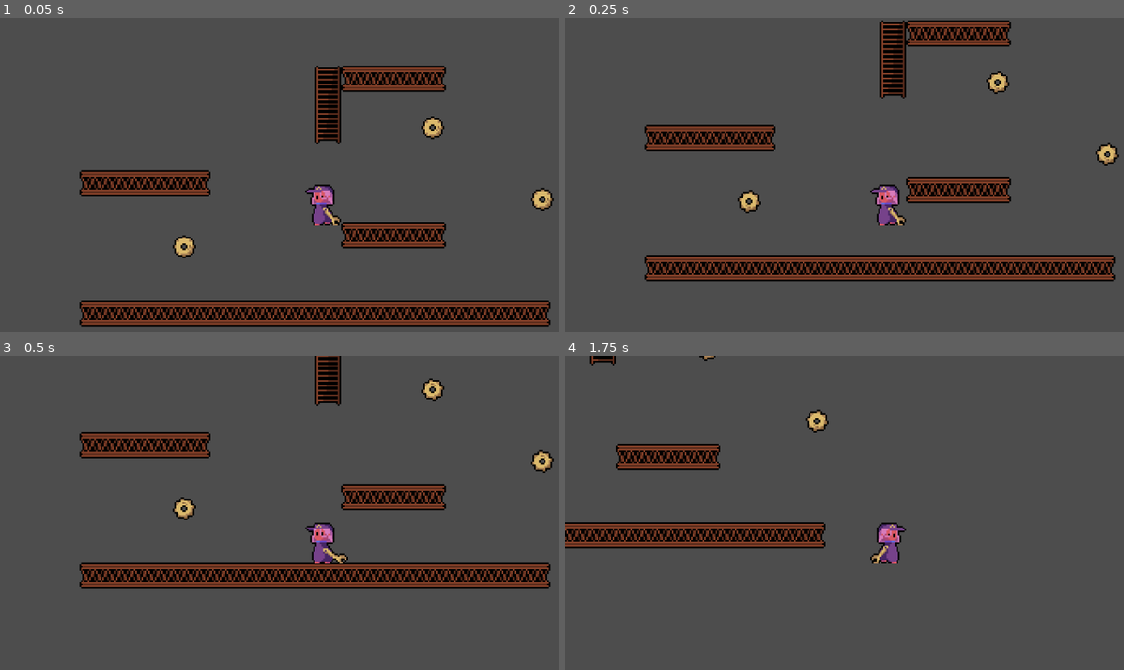
Above: before the commit, frames 1-4 (two rows, left to right).
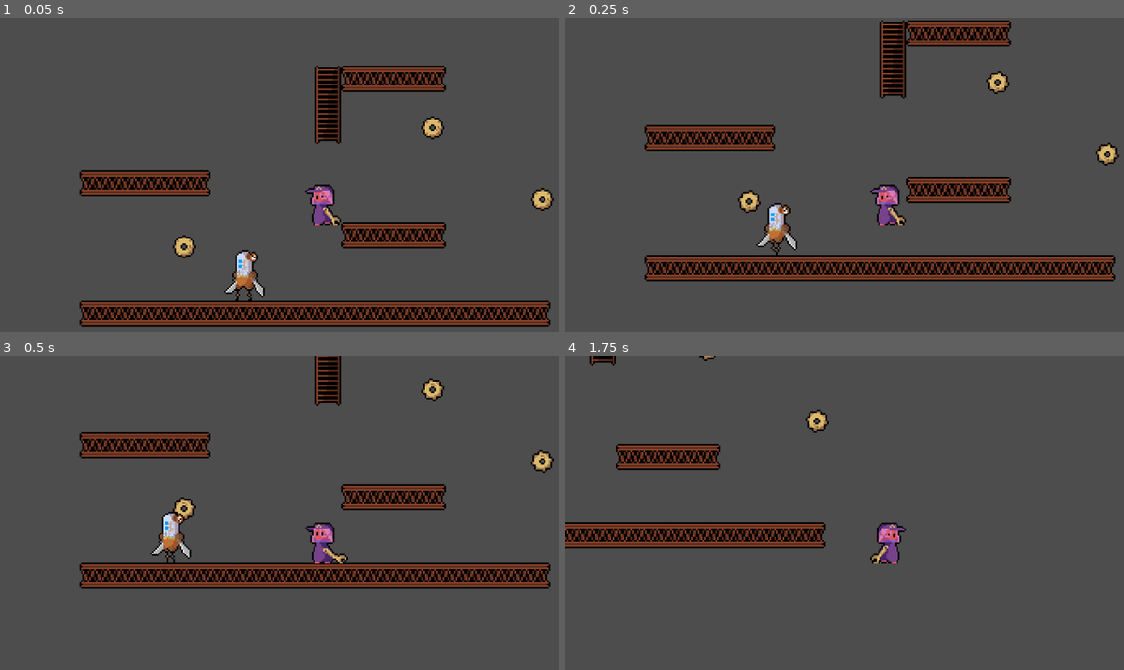
Above: after the commit, the same moments.

Repository: KingKiwiThe5th/Countdown
Game: Godot game, scene res://Scenes/main.tscn
Two runs of this game, one before a commit and one after it. Both use one fixed random seed, a clock stepped at 60 frames per second and the inputs below.
Inputs:
- Up to frame 1 (0.05 s): no input
- Up to frame 2 (0.25 s): no input
- Up to frame 3 (0.5 s): no input
- Up to frame 4 (1.75 s): hold W (climb) 0.53-1.28 s; hold D (right) from 0.53 s (still down); tap Space (jump) at 0.77, 1.52 s; tap W (climb) at 1.35 s

The runs differ from the first frame. In frame 1, 0.6% of the frame differs, in the area x 40-48%, y 73-90%; in frame 2, 0.6%; in frame 3, 0.6%; in frame 4, nothing differs.

Commit message:
enemy and smth id remember

Diff:
--- a/Scenes/main.tscn
+++ b/Scenes/main.tscn
@@ -1,10 +1,11 @@
-[gd_scene load_steps=10 format=3 uid="uid://8utghou5n8e1"]
+[gd_scene load_steps=11 format=3 uid="uid://8utghou5n8e1"]
 
 [ext_resource type="Texture2D" uid="uid://bclfbqtkdyrep" path="res://Assets/tilemaptemplate (1).png" id="2_8gbba"]
 [ext_resource type="PackedScene" uid="uid://dwlp3h7xxs7me" path="res://Scenes/player.tscn" id="2_bo1nx"]
 [ext_resource type="Texture2D" uid="uid://2aa0y4f4pjw3" path="res://Assets/scaffold.png" id="2_jjvhh"]
 [ext_resource type="PackedScene" uid="uid://bx65f3a1luu0f" path="res://Scenes/gear.tscn" id="4_jjvhh"]
 [ext_resource type="PackedScene" uid="uid://cnju0k7dcg5o0" path="res://Scenes/ladder.tscn" id="5_kry3j"]
+[ext_resource type="PackedScene" uid="uid://c7vy06vv3n7ke" path="res://Scenes/slasher.tscn" id="6_21xkr"]
 
 [sub_resource type="TileSetAtlasSource" id="TileSetAtlasSource_jjvhh"]
 texture = ExtResource("2_8gbba")
@@ -52,7 +53,8 @@
 2:0/0/physics_layer_0/polygon_0/points = PackedVector2Array(-8, -8, 8, -8, 8, 8, -8, 8)
 
 [sub_resource type="TileSet" id="TileSet_8gbba"]
-physics_layer_0/collision_layer = 1
+physics_layer_0/collision_layer = 3
+physics_layer_0/collision_mask = 3
 sources/1 = SubResource("TileSetAtlasSource_jjvhh")
 sources/2 = SubResource("TileSetAtlasSource_kry3j")
 
@@ -94,3 +96,6 @@
 [node name="Ladder3" parent="." instance=ExtResource("5_kry3j")]
 position = Vector2(72, -104)
 type = 2
+
+[node name="Slasher" parent="." instance=ExtResource("6_21xkr")]
+position = Vector2(24, -16)
--- /dev/null
+++ b/Scenes/slasher.tscn
@@ -0,0 +1,167 @@
+[gd_scene load_steps=23 format=3 uid="uid://c7vy06vv3n7ke"]
+
+[ext_resource type="Script" uid="uid://dds3suhbapnv8" path="res://Scripts/slasher.gd" id="1_25uws"]
+[ext_resource type="Texture2D" uid="uid://ci5vp8tpcp0kk" path="res://Assets/Slasher-Sheet.png" id="2_45s1m"]
+[ext_resource type="Script" uid="uid://020lvyrexlbu" path="res://Scripts/slasher_kill_area.gd" id="3_45s1m"]
+
+[sub_resource type="AtlasTexture" id="AtlasTexture_0pi47"]
+atlas = ExtResource("2_45s1m")
+region = Rect2(256, 0, 32, 32)
+
+[sub_resource type="AtlasTexture" id="AtlasTexture_o1cqk"]
+atlas = ExtResource("2_45s1m")
+region = Rect2(288, 0, 32, 32)
+
+[sub_resource type="AtlasTexture" id="AtlasTexture_i0jqy"]
+atlas = ExtResource("2_45s1m")
+region = Rect2(320, 0, 32, 32)
+
+[sub_resource type="AtlasTexture" id="AtlasTexture_tkuuj"]
+atlas = ExtResource("2_45s1m")
+region = Rect2(352, 0, 32, 32)
+
+[sub_resource type="AtlasTexture" id="AtlasTexture_142or"]
+atlas = ExtResource("2_45s1m")
+region = Rect2(384, 0, 32, 32)
+
+[sub_resource type="AtlasTexture" id="AtlasTexture_2bfiw"]
+atlas = ExtResource("2_45s1m")
+region = Rect2(416, 0, 32, 32)
+
+[sub_resource type="AtlasTexture" id="AtlasTexture_y73e3"]
+atlas = ExtResource("2_45s1m")
+region = Rect2(448, 0, 32, 32)
+
+[sub_resource type="AtlasTexture" id="AtlasTexture_prc6h"]
+atlas = ExtResource("2_45s1m")
+region = Rect2(480, 0, 32, 32)
+
+[sub_resource type="AtlasTexture" id="AtlasTexture_53yx5"]
+atlas = ExtResource("2_45s1m")
+region = Rect2(0, 0, 32, 32)
+
+[sub_resource type="AtlasTexture" id="AtlasTexture_u6sdm"]
+atlas = ExtResource("2_45s1m")
+region = Rect2(32, 0, 32, 32)
+
+[sub_resource type="AtlasTexture" id="AtlasTexture_4ccb4"]
+atlas = ExtResource("2_45s1m")
+region = Rect2(64, 0, 32, 32)
+
+[sub_resource type="AtlasTexture" id="AtlasTexture_ryeig"]
+atlas = ExtResource("2_45s1m")
+region = Rect2(96, 0, 32, 32)
+
+[sub_resource type="AtlasTexture" id="AtlasTexture_6bmpf"]
+atlas = ExtResource("2_45s1m")
+region = Rect2(128, 0, 32, 32)
+
+[sub_resource type="AtlasTexture" id="AtlasTexture_dcp4b"]
+atlas = ExtResource("2_45s1m")
+region = Rect2(160, 0, 32, 32)
+
+[sub_resource type="AtlasTexture" id="AtlasTexture_djnlg"]
+atlas = ExtResource("2_45s1m")
+region = Rect2(192, 0, 32, 32)
+
+[sub_resource type="AtlasTexture" id="AtlasTexture_h0bwe"]
+atlas = ExtResource("2_45s1m")
+region = Rect2(224, 0, 32, 32)
+
+[sub_resource type="SpriteFrames" id="SpriteFrames_hjrfk"]
+animations = [{
+"frames": [{
+"duration": 1.0,
+"texture": SubResource("AtlasTexture_0pi47")
+}, {
+"duration": 1.0,
+"texture": SubResource("AtlasTexture_o1cqk")
+}, {
+"duration": 1.0,
+"texture": SubResource("AtlasTexture_i0jqy")
+}, {
+"duration": 1.0,
+"texture": SubResource("AtlasTexture_tkuuj")
+}, {
+"duration": 1.0,
+"texture": SubResource("AtlasTexture_142or")
+}, {
+"duration": 1.0,
+"texture": SubResource("AtlasTexture_2bfiw")
+}, {
+"duration": 1.0,
+"texture": SubResource("AtlasTexture_y73e3")
+}, {
+"duration": 1.0,
+"texture": SubResource("AtlasTexture_prc6h")
+}],
+"loop": true,
+"name": &"agro",
+"speed": 12.0
+}, {
+"frames": [{
+"duration": 1.0,
+"texture": SubResource("AtlasTexture_53yx5")
+}, {
+"duration": 1.0,
+"texture": SubResource("AtlasTexture_u6sdm")
+}, {
+"duration": 1.0,
+"texture": SubResource("AtlasTexture_4ccb4")
+}, {
+"duration": 1.0,
+"texture": SubResource("AtlasTexture_ryeig")
+}, {
+"duration": 1.0,
+"texture": SubResource("AtlasTexture_6bmpf")
+}, {
+"duration": 1.0,
+"texture": SubResource("AtlasTexture_dcp4b")
+}, {
+"duration": 1.0,
+"texture": SubResource("AtlasTexture_djnlg")
+}, {
+"duration": 1.0,
+"texture": SubResource("AtlasTexture_h0bwe")
+}],
+"loop": true,
+"name": &"default",
+"speed": 12.0
+}]
+
+[sub_resource type="RectangleShape2D" id="RectangleShape2D_25uws"]
+size = Vector2(14, 31)
+
+[sub_resource type="RectangleShape2D" id="RectangleShape2D_0pi47"]
+size = Vector2(14, 25)
+
+[node name="Slasher" type="CharacterBody2D"]
+script = ExtResource("1_25uws")
+
+[node name="AnimatedSprite2D" type="AnimatedSprite2D" parent="."]
+sprite_frames = SubResource("SpriteFrames_hjrfk")
+
+[node name="RayCast_toPlayer" type="RayCast2D" parent="."]
+target_position = Vector2(-78, 0)
+
+[node name="RayCast_floor" type="RayCast2D" parent="."]
+target_position = Vector2(-17, 18)
+collision_mask = 2
+
+[node name="WallRayCast" type="RayCast2D" parent="."]
+target_position = Vector2(-16, 0)
+collision_mask = 2
+
+[node name="CollisionShape2D" type="CollisionShape2D" parent="."]
+position = Vector2(-1, 0.5)
+shape = SubResource("RectangleShape2D_25uws")
+
+[node name="Area2D" type="Area2D" parent="."]
+script = ExtResource("3_45s1m")
+
+[node name="CollisionShape2D" type="CollisionShape2D" parent="Area2D"]
+position = Vector2(-1, -2.5)
+shape = SubResource("RectangleShape2D_0pi47")
+debug_color = Color(1, 0, 0, 0.447059)
+
+[connection signal="body_entered" from="Area2D" to="Area2D" method="_on_body_entered"]
--- /dev/null
+++ b/Scripts/slasher.gd
@@ -0,0 +1,39 @@
+extends CharacterBody2D
+
+@export var patrol_speed := 100.0
+@export var chase_speed := 150.0
+
+@onready var player_ray: RayCast2D = $RayCast_toPlayer
+@onready var wall_ray: RayCast2D = $WallRayCast
+@onready var floor_ray: RayCast2D = $RayCast_floor
+@onready var sprite: AnimatedSprite2D = $AnimatedSprite2D
+
+var direction := -1 # 1 = right, -1 = left
+
+func _physics_process(delta):
+	# Turn around if a wall is detected
+	if wall_ray.is_colliding() or !floor_ray.is_colliding():
+			turn_around()
+
+	var speed = patrol_speed
+
+	if player_ray.is_colliding():
+		var collider = player_ray.get_collider()
+
+		if collider.name == "Player":
+			speed = chase_speed
+			sprite.play("agro")
+		else:
+			sprite.play("default")
+	else:
+		sprite.play("default")
+
+	velocity.x = direction * speed
+	move_and_slide()
+
+
+func turn_around():
+	direction *= -1
+
+	# Flip the entire enemy, including all RayCast2Ds
+	scale.x *= -1
--- /dev/null
+++ b/Scripts/slasher_kill_area.gd
@@ -0,0 +1,5 @@
+extends Area2D
+
+func _on_body_entered(body: Node2D) -> void:
+	if body.name == "Player":
+		body.die()
Binary file added: Assets/Slasher-Sheet.png
Not shown, added: Assets/Slasher-Sheet.png.import
Not shown, added: Scripts/slasher.gd.uid
Not shown, added: Scripts/slasher_kill_area.gd.uid
